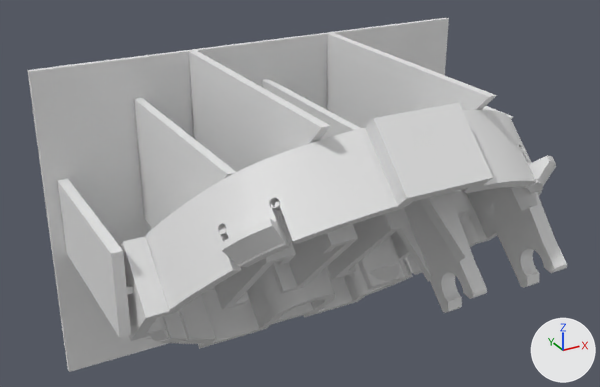
An edit to the OBJ model part.obj, drawn before and after from the same camera.
The view is the same before and after, from a camera (50 mm lens) standing at (-38.0, -77.4, 34.3) and looking at (-2.4, -12.7, 2.0). Every picture has the same lights, and +X, +Y and +Z are marked at lower right. The older version comes first. Where no turn or scale is listed for an object, it has been applied to the vertices. Vertices at exactly the same position are counted once.

In view in the first picture: 'part'.
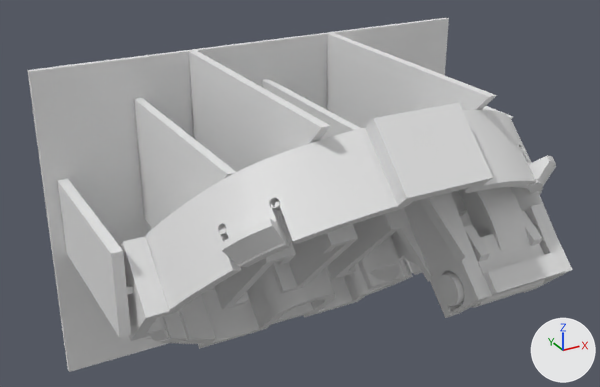
Changed parts and their boxes [x1, y1, x2, y2] in the pictures (600 x 387 px; the box of a moved part takes in the faces that stretch with it):
'part', reshaped: before [27, 18, 567, 372]; after [27, 18, 572, 372]
part 1 of me_part, added: after [399, 187, 545, 308]
part 2 of me_part, moved or reshaped: before [123, 149, 567, 341]; after [126, 19, 572, 318]

The change in detail:
me_part is used by ob_part; location (0.0, 0.0, 0.0).
me_part had 4552 vertices, 9309 faces and spanned x -24.0..24.0, y -32.0..0.0, z -19.0..14.1.
me_part now has 5253 vertices, 10783 faces and spans x -24.0..24.0, y -32.4..0.0, z -19.0..14.1.
me_part part 1: a new loose piece of 755 vertices spanning x 3.5..15.1, y -31.0..-15.6, z -4.4..12.3.
me_part part 2: 106 vertices moved from x -17.8..15.6, y -28.0..-9.8, z -7.7..9.9 to x -17.8..15.6, y -29.7..-9.8, z -7.7..9.9; 241 vertices removed from x -21.1..17.0, y -31.3..-11.0, z -5.2..13.1; 187 vertices added at x -21.0..14.6, y -32.4..-0.6, z -5.6..12.2.
